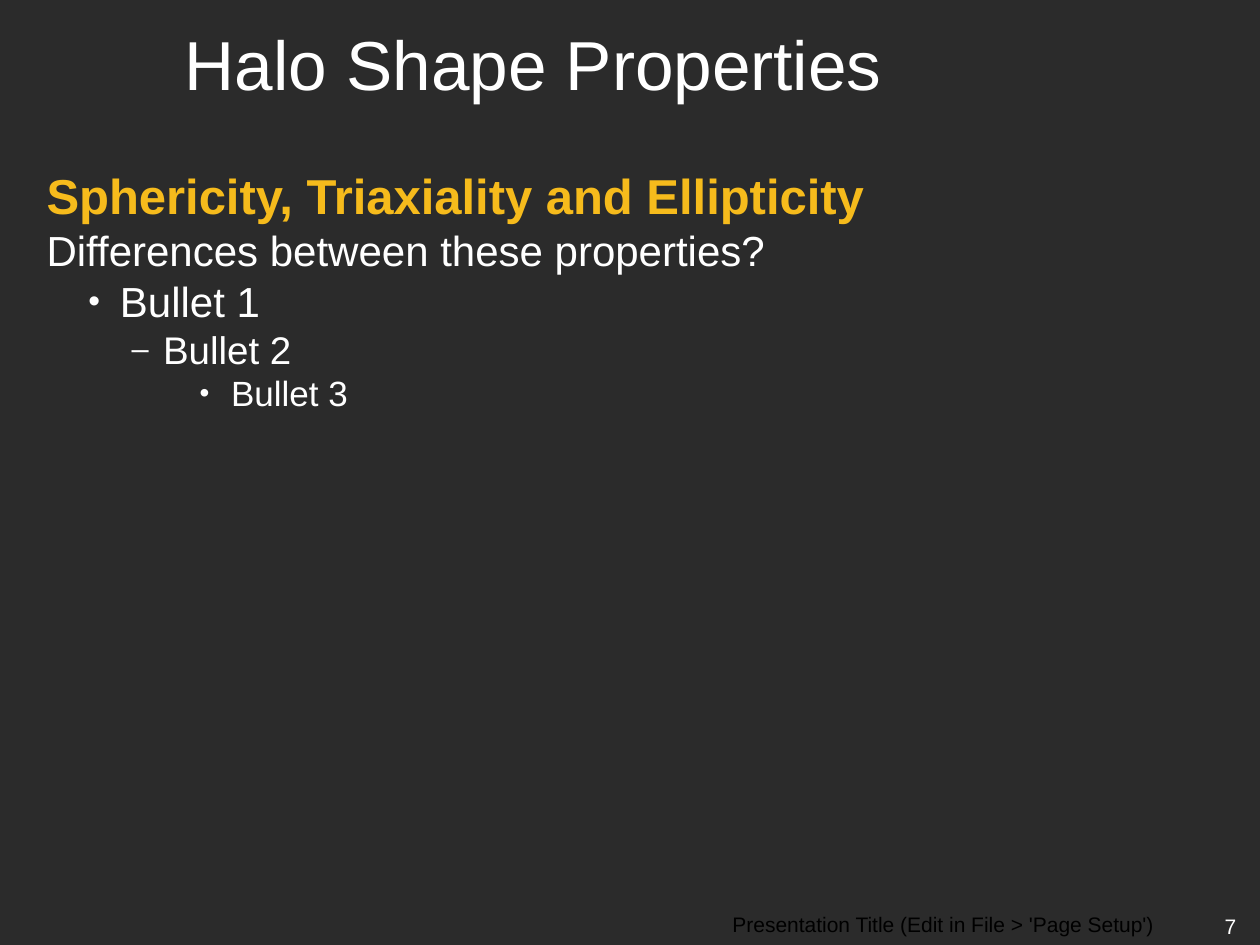
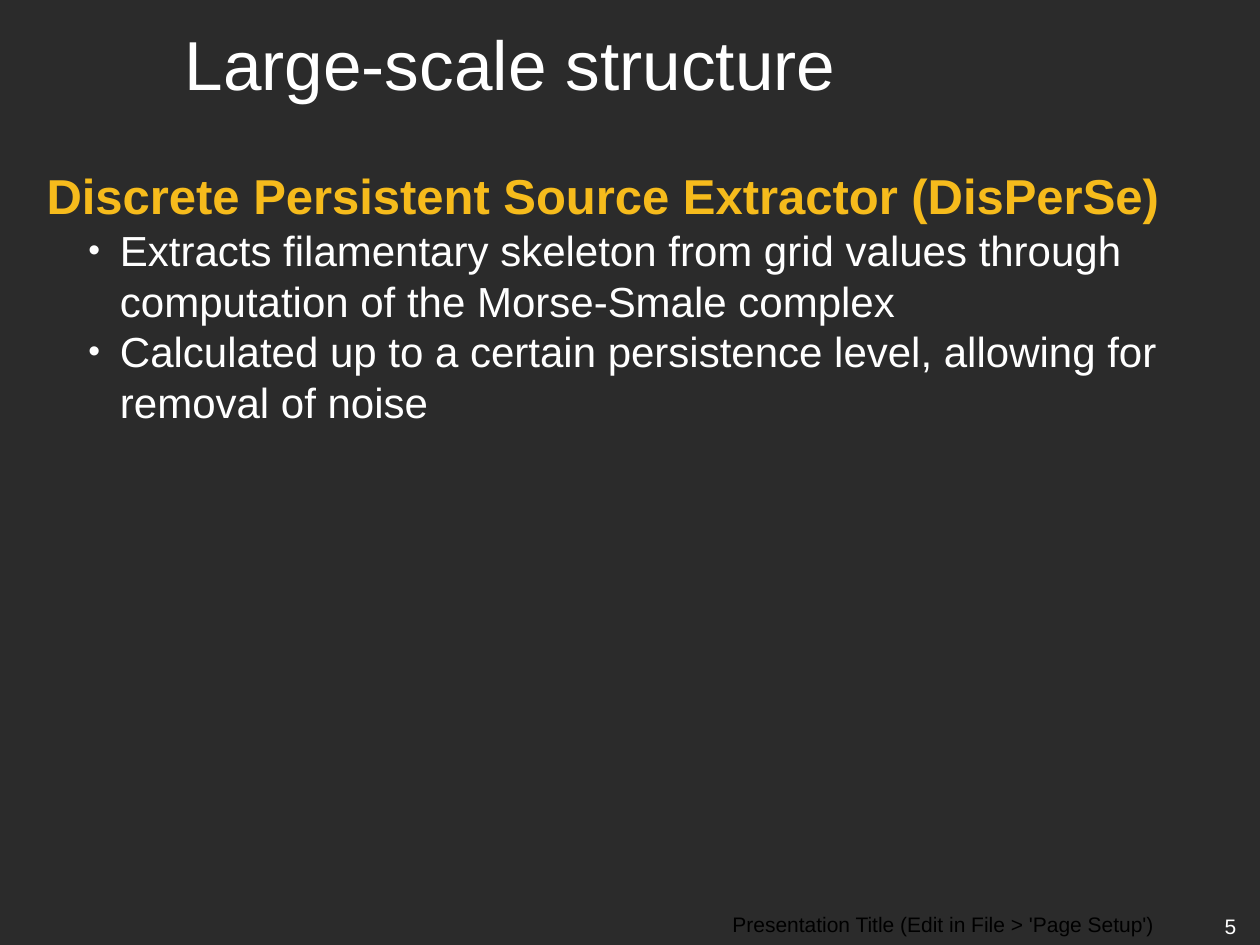
Before and after one commit to emilyhackett/icrar_report, a slide deck: slide 5 of ICRAR-Black-Powerpoint.pptx (slide 7 before the commit). Drawn at 1260x945 pixels with LibreOffice and Linux fonts; fonts in the diff are those of the drawing; background and template pictures are left out; a plain dark background stands for a picture behind light text. Boxes give left, top, right and bottom in pixels: in the first picture for what was removed or moved away, otherwise in the second. Text is boxed around its words. In the diff, an @@ line names an element or a change of style, - is before the commit and + after.

```diff
--- a/ICRAR-Black-Powerpoint.pptx
+++ b/ICRAR-Black-Powerpoint.pptx
@@ title at (185,39,835,103): text changed @@
-Halo Shape Properties
+Large-scale structure
@@ text at (47,178,1159,419): text changed @@
-Sphericity, Triaxiality and Ellipticity
-  Differences between these properties?
-    • Bullet 1
-      – Bullet 2
-        • Bullet 3
+Discrete Persistent Source Extractor (DisPerSe)
+    • Extracts filamentary skeleton from grid values through computation of the Morse-Smale complex
+    • Calculated up to a certain persistence level, allowing for removal of noise
@@ page number at (1225,919,1237,934): text changed @@
-7
+5
```
Also in this commit, not shown: 4 other slides changed, 2 slides removed.
